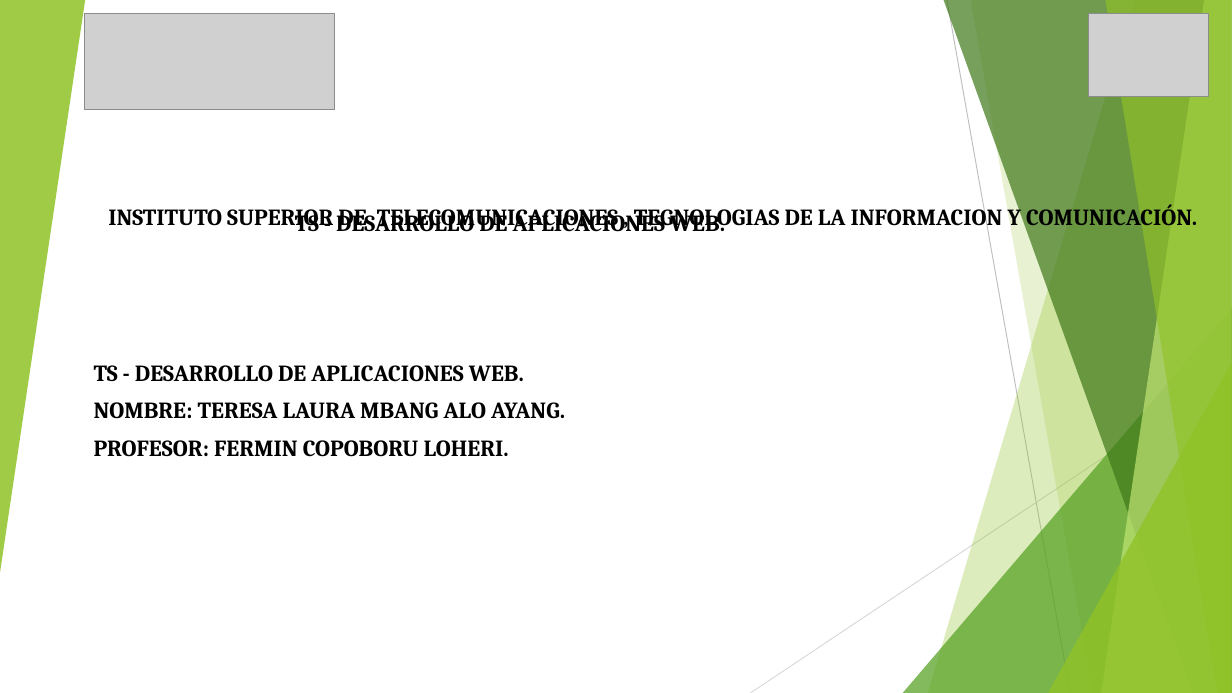
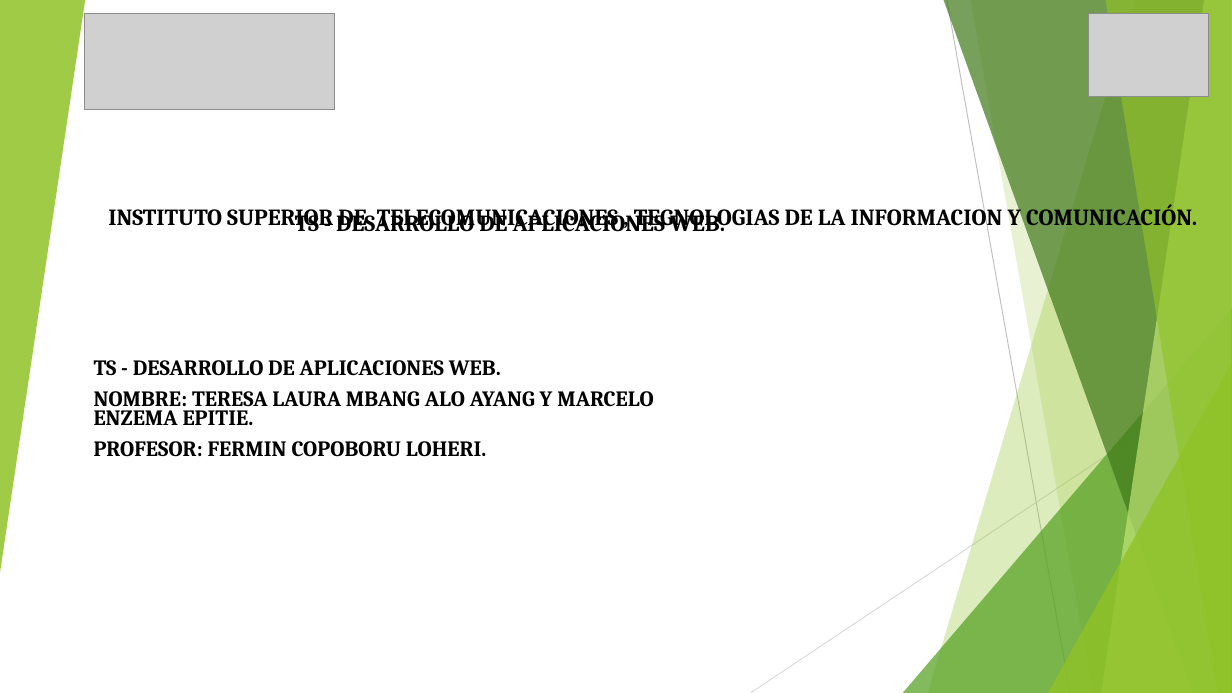
Before and after one commit to teresalaura0202/ProyectoClinica, a slide deck: slide 1 of presentacion/powerpoint_clinica.odp. Drawn at 1232x693 pixels with LibreOffice and Linux fonts; fonts in the diff are those of the drawing; grey boxes stand for pictures. Boxes give left, top, right and bottom in pixels: in the first picture for what was removed or moved away, otherwise in the second. Text is boxed around its words. In the diff, an @@ line names an element or a change of style, - is before the commit and + after.

```diff
--- a/presentacion/powerpoint_clinica.odp
+++ b/presentacion/powerpoint_clinica.odp
@@ subtitle at [94,360,501,457]: size 18 to 17 pt in "TS - DESARROLLO DE APLICACIONES WEB.", "PROFESOR: FERMIN COPOBORU LOHERI."; line spacing 0.9 to 0.7 @@
@@ subtitle at [94,391,653,425]: text changed; size 18 to 17 pt @@
-NOMBRE: TERESA LAURA MBANG ALO AYANG.
+NOMBRE: TERESA LAURA MBANG ALO AYANG Y MARCELO ENZEMA EPITIE.
```
Also in this commit, not shown: 1 other slide changed, 1 other file.
